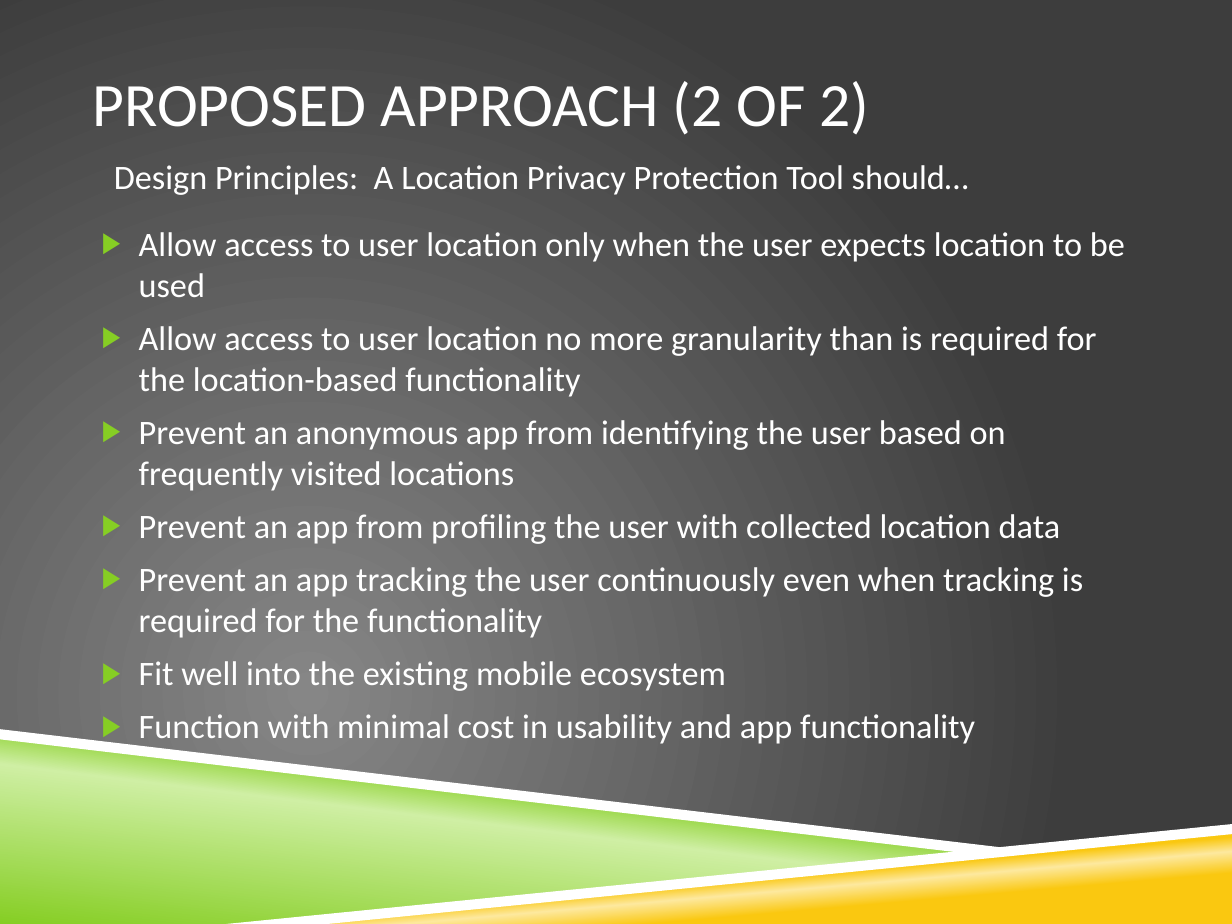
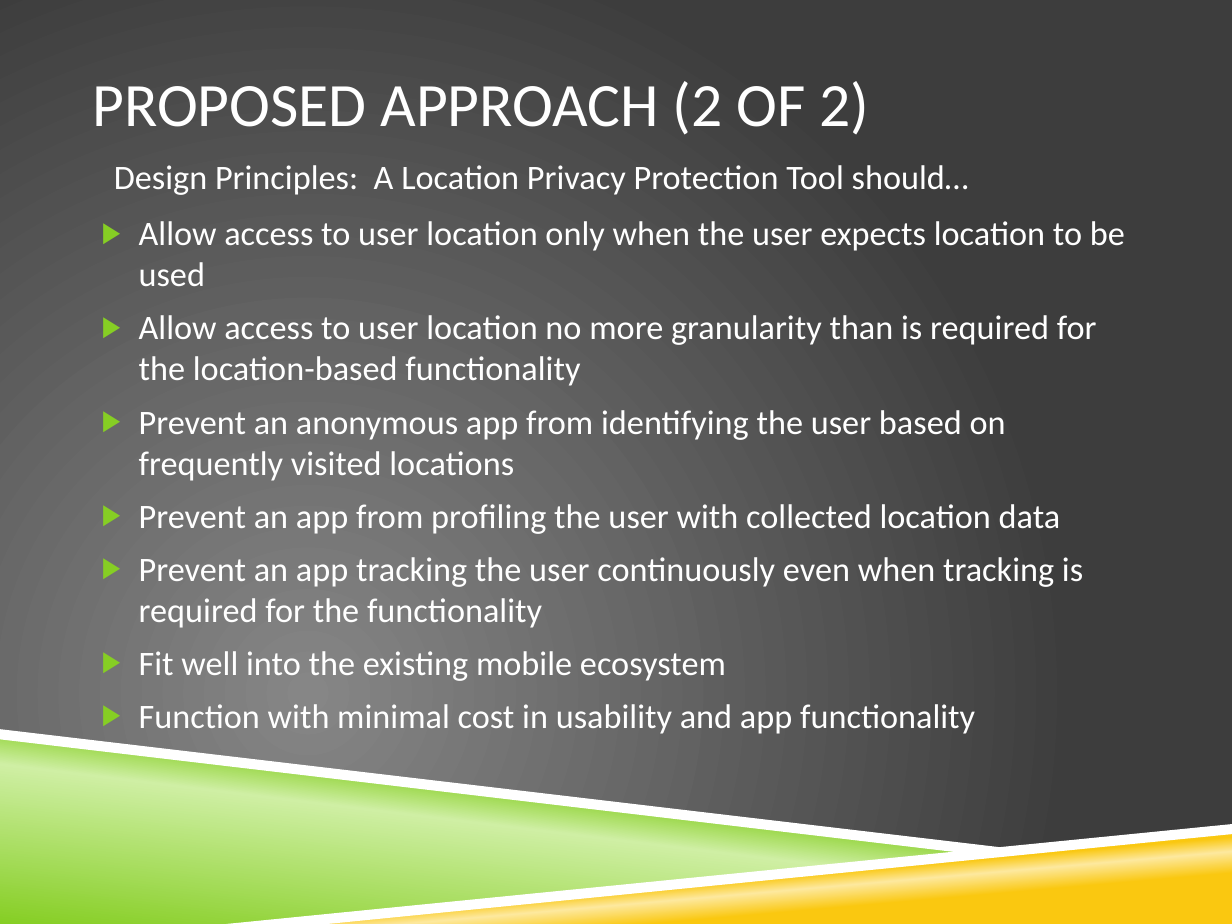
Before and after one commit to vfasburg/cse_825, a slide deck: slide 6 of PaperPresentation/Paper_Presentation_Fasburg_Reiff_Thomas.pptx (slide 5 before the commit). Drawn at 1232x924 pixels with LibreOffice and Linux fonts; fonts in the diff are those of the drawing; background and template pictures are left out. Boxes give left, top, right and bottom in pixels: in the first picture for what was removed or moved away, otherwise in the second. Text is boxed around its words. In the diff, an @@ line names an element or a change of style, - is before the commit and + after.

```diff
--- a/PaperPresentation/Paper_Presentation_Fasburg_Reiff_Thomas.pptx
+++ b/PaperPresentation/Paper_Presentation_Fasburg_Reiff_Thomas.pptx
@@ text "Allow access to user location ...": place and size @@
-text "Allow access to user location ..." at box(139, 232, 1125, 747)
+text "Allow access to user location ..." at box(139, 221, 1125, 734)
```
Also in this commit, not shown: 3 other slides changed, 1 slide added.
